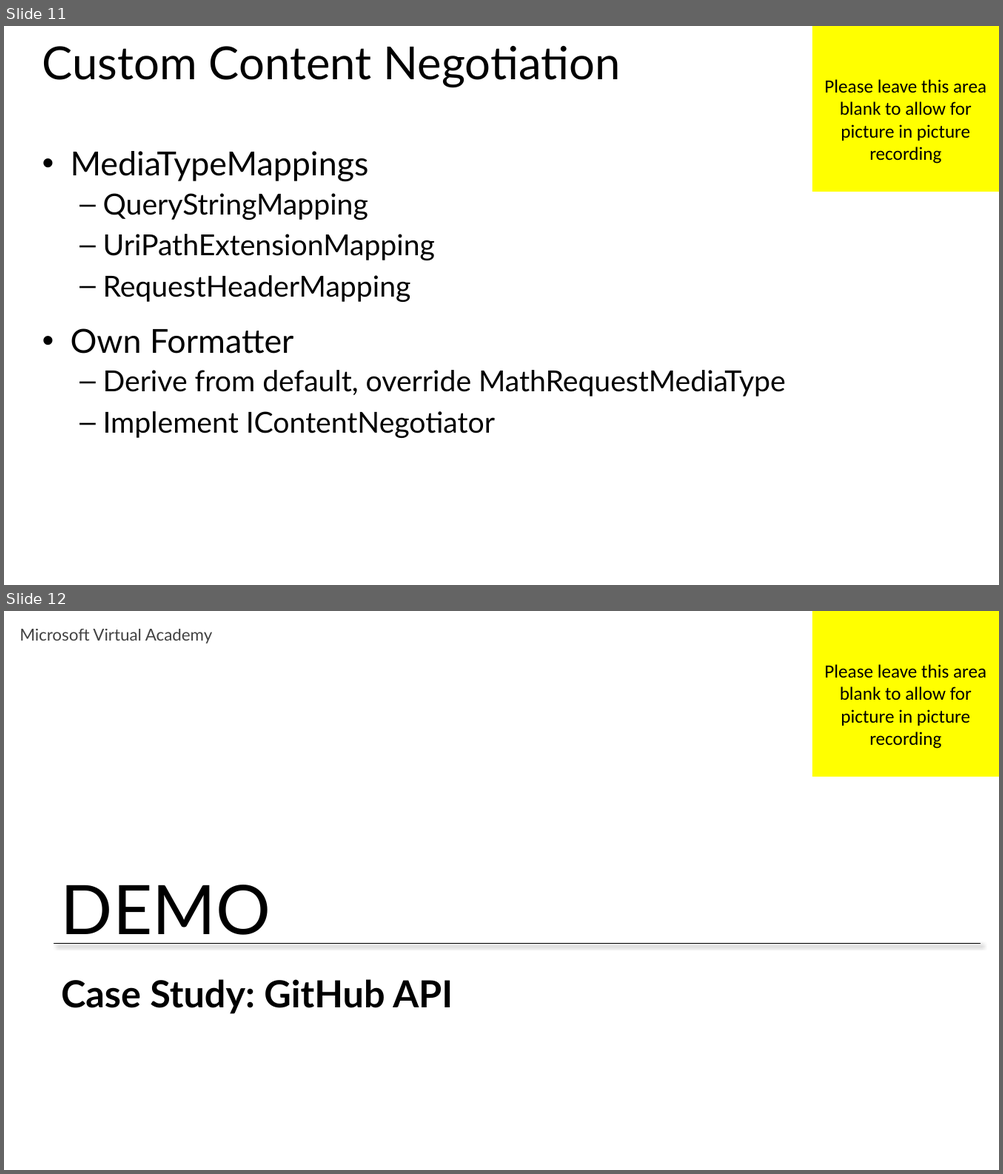
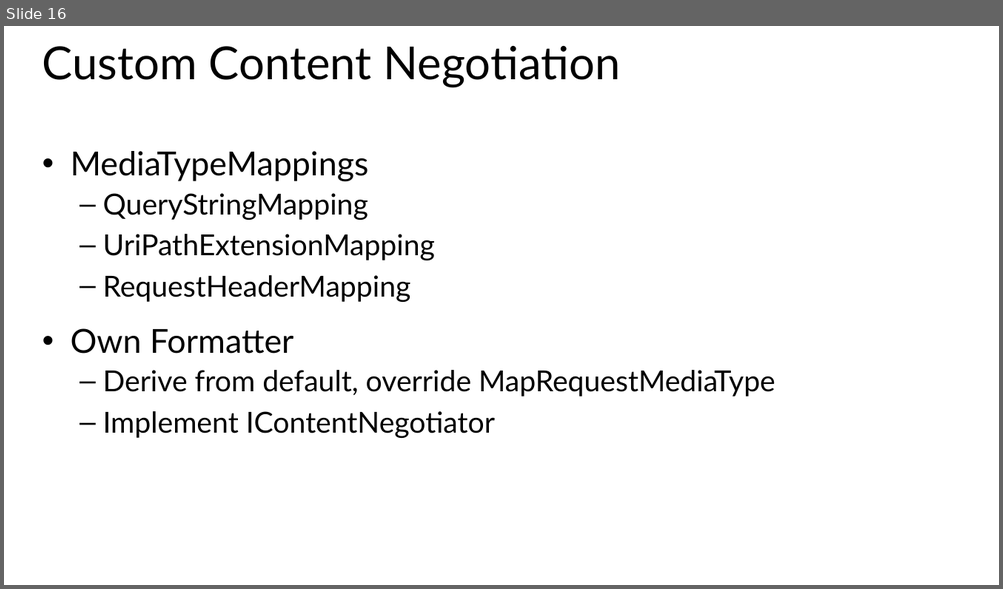
Before and after one commit to HydAu/GeekTrainer_WebAPI, a slide deck: Slides/Module 3 - Web API Configuration.pptx. Shown one above the other, each under a label of ours: slides 11 and 12 before the commit, slide 16 after it. The pictures are 1003x1174 and 1003x589 pixels, drawn with LibreOffice and Linux fonts; fonts in the diff are those of the drawing. Boxes give left, top, right and bottom in pixels: in the first picture for what was removed or moved away, otherwise in the second. Text is boxed around its words. In the diff, an @@ line names an element or a change of style, - is before the commit and + after.

Commit message:
Additions to examples and slides
Updating routing actions demo to include a serializable type; added
custom content negotiation example; updated deck to be in synch with
slides and based on feedback

```diff
--- a/Slides/Module 3 - Web API Configuration.pptx
+++ b/Slides/Module 3 - Web API Configuration.pptx
@@ slide 12 removed at [4,611,999,1170], background #FFFFFF @@
@@ text removed at [20,629,212,644] @@
-Microsoft Virtual Academy
@@ rectangle removed at [812,611,999,777] @@
-Please leave this area blank to allow for picture in picture recording
@@ text removed at [61,885,270,944] @@
-DEMO
@@ line removed from (54, 944) to (981, 944) @@
@@ title removed at [61,980,452,1014] @@
-Case Study: GitHub API
@@ what was slide 11 is now slide 16 @@
@@ slide 16 changed as well @@
@@ rectangle removed at [812,26,999,192] @@
-Please leave this area blank to allow for picture in picture recording
@@ text at [103,370,775,397]: text changed @@
-  – Derive from default, override MathRequestMediaType
+  – Derive from default, override MapRequestMediaType
```
Also in this commit, not shown: 10 other slides changed, 6 slides added, 21 other files.
